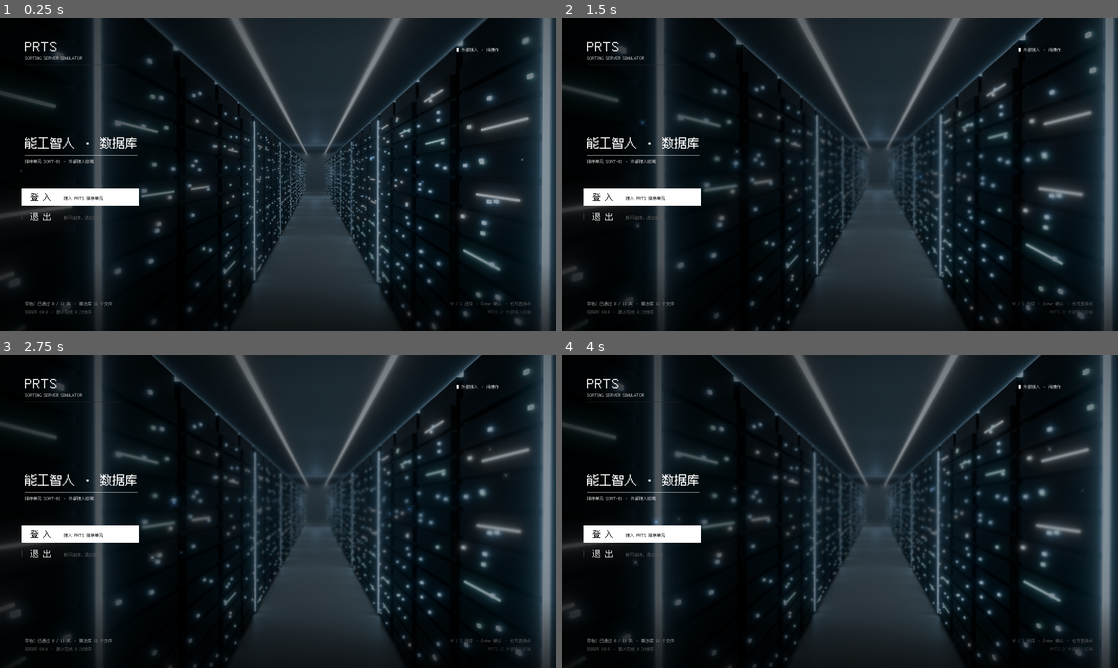
Above: before the commit, frames 1-4 (two rows, left to right).
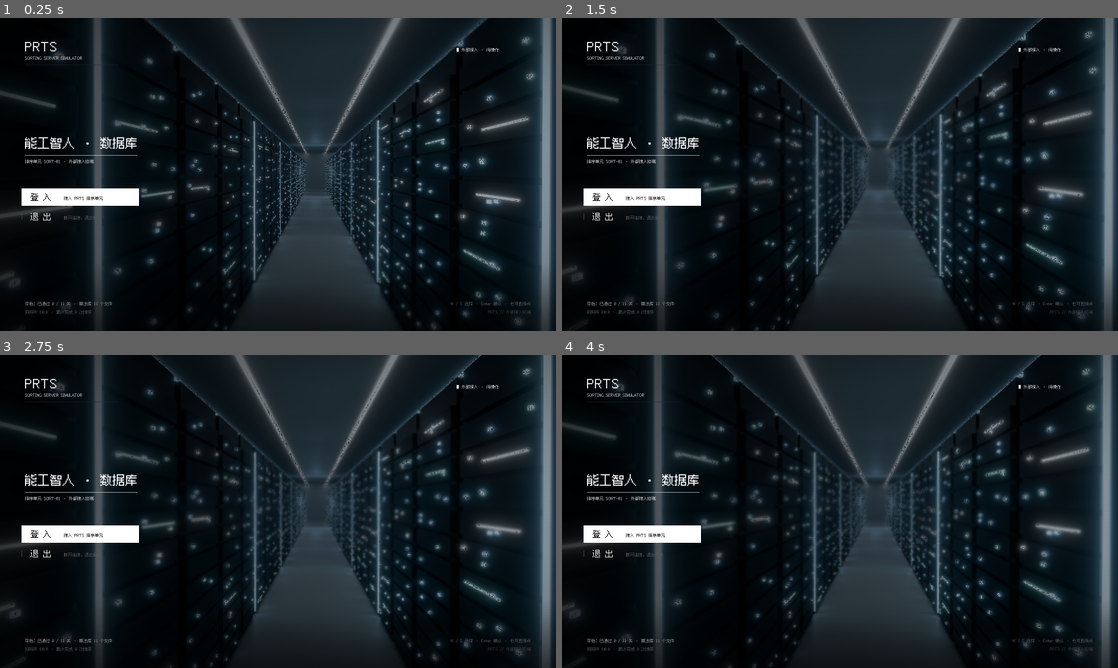
Above: after the commit, the same moments.

Repository: WWNNL/SORTING-SERVER-SIMULATOR
Game: Godot game, scene res://scenes/main.tscn
The game is run twice, just before and just after one commit, with the same random seed, the same clock (stepped at 60 frames per second) and the same inputs.
Inputs (mouse positions are in pixels of both pictures, inside the frame that each line leads up to):
- Up to frame 1 (0.25 s): no input
- Up to frame 2 (1.5 s): click (962, 302) at 0.52 s; type "12" at 0.6 s; click "> 运行" at 1.25 s
- Up to frame 3 (2.75 s): click ">| 单步" at 2 s
- Up to frame 4 (4 s): click "循环" at 2.75 s; click "音效：开" at 3.5 s

The runs differ from the first frame. In frame 1, 0.6% of the frame differs, in the area x 2-96%, y 0-99%; in frame 2, 0.6%; in frame 3, 0.6%; in frame 4, 0.6%.

Commit message:
feat: 去掉 2D 闪烁色块，机房渲染图里的 LED 在 shader 里明灭
TitleStreams 那 18 颗 2D 光点浮在写实渲染上，看着像贴上去的色块——整层
删掉。指示灯的闪烁改由背景 shader 负责：按像素块的亮度与四邻采样判定
"亮而孤立的块"（机柜 LED），各自按块坐标 hash 出的相位与速率明灭
（约一半常亮，明灭深度 75%，1.5~4.5Hz）；灯带是大面积连续亮、邻居采样
必然落在灯上，iso 归零，不会被闪成噪声。TitleBackdrop 每帧喂 blink_time。

Diff:
--- a/assets/shaders/title_layer.gdshader
+++ b/assets/shaders/title_layer.gdshader
@@ -1,17 +1,19 @@
 shader_type canvas_item;
 render_mode blend_mix, unshaded;
 
-// 开始菜单的背景分层。机房是 Blender 烘的两张图（远景 / 近景剪影），
+// 开始菜单的背景。机房是 Blender 烘的一张写实渲染图（title_room.png），
 // 这个着色器负责把"静态的一张图"变成"能对焦、能跟着鼠标晃的镜头画面"。
 //
-// 三件事：
+// 四件事：
 //   1. 景深。真做景深要深度缓冲，而这张图根本没有深度——但它是**透视**的：
 //      画面上的纵坐标基本就等于深度（贴着灭点最远，画面上下两端最近）。
 //      所以拿"离灭点线的距离"当深度代理，就能做出"焦点跟着鼠标上下走"的
 //      对焦效果：鼠标往上 = 对远处，画面底部糊；往下 = 对近处，远处糊。
 //   2. 像素化。这套界面是 12px 点阵字，背景太"高清"反而像贴了张照片。
-//      量化到 2 像素一格之后，和点阵字是同一个语汇。
+//      量化到 2 屏幕像素一格之后，和点阵字是同一个语汇。
 //   3. 调色。增益/染色/暗角/扫描线，以及转场用的 fade。
+//   4. 指示灯闪烁。烘死的 LED 靠"亮而孤立的像素块"判定找回来，
+//      各自按 hash 出来的相位与速率明灭（见 fragment 末尾）。
 //
 // 模糊用的是黄金角螺旋取样的 16 抽头。单帧只跑一次、只在菜单上跑，
 // 开销可以忽略；比起真正的两趟高斯，一个 pass 里就能把半径开到十几像素。
@@ -35,9 +37,13 @@
 uniform float scanline = 0.0;
 // 转场：整层淡出到透明（底下是纯黑）
 uniform float fade = 1.0;
+// 指示灯闪烁：blink_time 是秒（TitleBackdrop 每帧喂），strength 0 = 关。
+uniform float blink_time = 0.0;
+uniform float blink_strength : hint_range(0.0, 1.0) = 0.0;
 
 const float GOLDEN = 2.39996323;
 const int TAPS = 16;
+const vec3 LUMA = vec3(0.299, 0.587, 0.114);
 
 void fragment() {
 	vec2 uv = UV;
@@ -82,11 +88,38 @@
 	vec2 c = sp - vec2(0.5);
 	col.rgb *= clamp(1.0 - vignette * dot(c, c) * 2.6, 0.0, 1.0);
 
-	// CRT 扫描线：每 3px 一条。和开机自检用的是同一种笔触。
-	if (scanline > 0.0) {
-		col.rgb *= 1.0 - scanline * step(1.0, mod(FRAGCOORD.y, 3.0));
-	}
+// CRT 扫描线：每 3px 一条。和开机自检用的是同一种笔触。
+if (scanline > 0.0) {
+	col.rgb *= 1.0 - scanline * step(1.0, mod(FRAGCOORD.y, 3.0));
+}
 
-	col.a *= fade;
-	COLOR = col;
+// 指示灯闪烁：机柜上的 LED 是烘死在图里的，让它们"活着"要在 shader 里找回来。
+// 判定用两个条件相乘，缺一不可：
+//   亮      —— 块亮度超过阈值（暗块是机身，不参与）；
+//   孤立    —— 比四邻亮出一截。灯带是大面积连续亮，邻居采样必然落在灯上，
+//              iso 归零，一条灯带才不会被闪成噪声；LED 是孤点，四周全暗。
+// 相位与速率取自块坐标的 hash：每颗灯各闪各的，约一半的灯常亮、其余按
+// 1.5~4.5Hz 明灭（明灭深度到 75%——服务器指示灯是"亮/灭"而不是"呼吸"）。
+if (blink_strength > 0.001) {
+	vec2 tq = TEXTURE_PIXEL_SIZE * pixel;
+	vec2 blk = floor(UV / tq);
+	vec2 cuv = (blk + 0.5) * tq;
+	vec2 g = tq * 9.0;
+	float l0 = dot(texture(TEXTURE, cuv).rgb, LUMA);
+	float ln = dot(texture(TEXTURE, cuv + vec2(g.x, 0.0)).rgb, LUMA);
+	float lf = dot(texture(TEXTURE, cuv - vec2(g.x, 0.0)).rgb, LUMA);
+	float lu = dot(texture(TEXTURE, cuv + vec2(0.0, g.y)).rgb, LUMA);
+	float ld = dot(texture(TEXTURE, cuv - vec2(0.0, g.y)).rgb, LUMA);
+	float iso = clamp((l0 - max(max(ln, lf), max(lu, ld)) - 0.10) * 6.0, 0.0, 1.0)
+		* step(0.30, l0);
+	float r1 = fract(sin(dot(blk, vec2(127.1, 311.7))) * 43758.5453);
+	float r2 = fract(sin(dot(blk, vec2(269.5, 183.3))) * 43758.5453) * TAU;
+	float r3 = fract(sin(dot(blk, vec2(419.2, 371.9))) * 43758.5453);
+	float gate = step(0.55, r1);
+	float wave = 0.5 + 0.5 * sin(blink_time * (1.5 + 3.0 * r3) + r2);
+	col.rgb *= 1.0 - blink_strength * iso * gate * (0.75 - 0.75 * wave * wave);
 }
+
+col.a *= fade;
+COLOR = col;
+}
--- a/scripts/ui/title_backdrop.gd
+++ b/scripts/ui/title_backdrop.gd
@@ -50,6 +50,9 @@
 ## 只微微染一点蓝，不提亮。
 const ROOM_GAIN := 0.78
 const ROOM_TINT := Color(0.92, 0.97, 1.0)
+## 指示灯闪烁的深度（0~1）。烘死的 LED 在 shader 里按"亮而孤立的块"判定
+## 后明灭，1.0 的明灭深度是全灭；0.9 留一点底亮，像隔着雾看。
+const BLINK_STRENGTH := 0.9
 ## 暗角与扫描线。菜单是要读字的，这两样都只给一点点：
 ## 暗角 0.30 够把四角压下去，扫描线 0.05 是"这台机器在发光"的笔触。
 const VIGNETTE := 0.30
@@ -76,6 +79,8 @@
 var _last_size := Vector2.ZERO
 var _fade := 1.0
 var _focus := 0.35
+## 累计秒数：喂给 shader 的 blink_time，驱动指示灯明灭
+var _t := 0.0
 
 
 func _init() -> void:
@@ -107,6 +112,7 @@
 	# 指数衰减：帧率变了手感也不变（按帧数插值的话，120fps 下会快一倍）
 	var k := 1.0 - exp(-SMOOTH_SPEED * maxf(delta, 0.0))
 	_mouse = _mouse.lerp(_target, k)
+	_t += maxf(delta, 0.0)
 	_apply()
 	if first and _last_size != Vector2.ZERO:
 		_mouse = _target
@@ -257,3 +263,5 @@
 	room_mat.set_shader_parameter("scanline", SCANLINE)
 	room_mat.set_shader_parameter("pixel", ROOM_PIXEL)
 	room_mat.set_shader_parameter("fade", _fade)
+	room_mat.set_shader_parameter("blink_time", _t)
+	room_mat.set_shader_parameter("blink_strength", BLINK_STRENGTH)
--- a/scripts/ui/title_screen.gd
+++ b/scripts/ui/title_screen.gd
@@ -4,9 +4,9 @@
 ##
 ## 这是整套界面里唯一一屏"看得见机房"的地方，所以它承担的是世界观的门面：
 ## 玩家不是"点了一个按钮开始游戏"，而是站在 PRTS 的机柜通道口，决定接不接进去。
-## 背景是 Blender 烘的写实机房（assets/title/title_room.png），
-## 上面压着一层实时明灭的机柜指示灯（TitleStreams），镜头随鼠标微动、焦点随
-## 鼠标上下走（TitleBackdrop）。三样东西的分工写在各自文件的开头。
+## 背景是 Blender 烘的写实机房（assets/title/title_room.png），图里的机柜
+## 指示灯在 shader 里实时明灭；镜头随鼠标微动、焦点随鼠标上下走
+## （TitleBackdrop）。分工写在各自文件的开头。
 ##
 ## 版面刻意偏左：右边留给灭点，文字全在左边的暗部。
 ## 左边的机柜本身很亮（一排荧光条），所以背景层自带一层从左往右淡出的压暗
@@ -32,8 +32,8 @@
 ## 开始菜单的音效音量。BootAudio 的默认音量是给自检定的——tick -14dB 是
 ## "十几声连着来"的背景嗒声；菜单里总共就两三个音，还压着一段静音的机房，
 ## 得站到台前来：嗒声提 9dB、收场提 4dB（波形峰值离满幅还远，不会削波）。
-const TICK_DB := -5.0
-const CUT_DB := -3.0
+const TICK_DB := -2.0
+const CUT_DB := -1.0
 
 ## 菜单两项。文案中间留空格是这套界面的老写法（ESC 菜单的「设 置」也是这样）。
 const ITEMS := [
@@ -77,7 +77,6 @@
 var _audio: BootAudio = null
 
 var _backdrop: TitleBackdrop
-var _streams: TitleStreams
 ## 菜单层。自绘都画在它身上（原因见 _draw_ui 的说明）。
 var _ui: Control
 
@@ -97,11 +96,8 @@
 	_backdrop = TitleBackdrop.new()
 	add_child(_backdrop)
 
-	_streams = TitleStreams.new()
-	add_child(_streams)
-
 	# 菜单层挂在最后 = 画在最上面。父节点自己的 _draw 是先于所有子节点画的，
-	# 菜单要是画在 TitleScreen 自己身上，会被背景和流光整个盖住（踩过）。
+	# 菜单要是画在 TitleScreen 自己身上，会被背景整个盖住（踩过）。
 	_ui = Control.new()
 	_ui.set_anchors_preset(Control.PRESET_FULL_RECT)
 	_ui.mouse_filter = Control.MOUSE_FILTER_IGNORE
@@ -118,7 +114,7 @@
 	_redraw()
 
 
-## 重画菜单层。背景和流光各自在自己的 _process 里刷新。
+## 重画菜单层。背景在自己的 _process 里刷新。
 func _redraw() -> void:
 	if _ui != null:
 		_ui.queue_redraw()
@@ -126,11 +122,6 @@
 
 func _process(delta: float) -> void:
 	advance(minf(delta, MAX_STEP_DELTA))
-	# 流光跟着机房的远景层一起平移、并跟随同一个焦点：
-	# 它画在背景之上，两边要是各走各的，光就"浮"在机柜外面了。
-	if _backdrop != null and _streams != null:
-		_streams.set_parallax(_backdrop.layer_offset(0))
-		_streams.set_focus(_backdrop.focus())
 
 
 ## 推进时间轴。_process 只是转调它，测试可以直接按秒推进，不用等真实帧。
@@ -336,7 +327,7 @@
 # ================================================================ 绘制
 
 ## 菜单层的自绘。**不能**画在 TitleScreen 自己的 _draw 里：父节点自己的绘制
-## 先于所有子节点，画在那儿会被背景和流光整个盖住（实测第一版菜单一个字都看不见）。
+## 先于所有子节点，画在那儿会被背景整个盖住（实测第一版菜单一个字都看不见）。
 ## 所以单开一个 _ui 子节点、挂在最后，再把它的 draw 信号接到这里。
 func _draw_ui() -> void:
 	var w := size.x
--- a/scripts/ui/title_streams.gd
+++ /dev/null
@@ -1,143 +0,0 @@
-class_name TitleStreams
-extends Control
-## 开始菜单里"活着的那一层"：机柜上零星明灭的指示灯。
-##
-## 背景图是烘死的，机房本身不会动；菜单要"活着"就得有一层实时的东西。
-## 指示灯按固定种子摇位置，每次开机一模一样；各自按不同频率明灭，
-## 让静止的机柜看着还在跑。加法混合（画在机房之上就是"发光"），
-## 而且**跟着焦点走**：离焦的灯画得更大更淡，和背景的景深是同一套语言。
-##
-## 早先这层还有四条沿灯线流动的荧光虚线，后来去掉了——写实渲染的机房
-## 本身灯线已经很密，再叠流光就是满屏斜杠。
-
-## 灭点（占屏宽 / 屏高）。和 TitleBackdrop.VP 是同一个点，必须一致。
-const VP := TitleBackdrop.VP
-
-## 颜色：冷白为主，蓝的给机柜上靠蓝的那几颗。
-const C_WHITE := Color(0.86, 0.94, 1.0)
-const C_BLUE := Color(0.35, 0.66, 1.0)
-
-## 离焦时灯被"糊"开的上限（像素）
-const BLUR_MAX := 9.0
-
-## 机柜上的指示灯：位置按固定种子摇，每次开机一模一样
-const DOT_COUNT := 18
-const DOT_SEED := 0x5354524d     # "STRM"
-## 指示灯只出现在两侧机柜区，中间是通道，不能有
-## （灭点在 x=0.556，两侧机柜墙从它旁边一直铺到画面边缘）
-const DOT_X := [Vector2(0.03, 0.40), Vector2(0.60, 0.97)]
-const DOT_Y := Vector2(0.28, 0.72)
-
-var _t := 0.0
-var _focus := 0.35
-var _offset := Vector2.ZERO
-var _dots: Array = []
-
-
-func _init() -> void:
-	set_anchors_preset(Control.PRESET_FULL_RECT)
-	mouse_filter = Control.MOUSE_FILTER_IGNORE
-	# 加法混合：画在黑底上就是"发光"。用 CanvasItemMaterial 而不是在
-	# _draw 里逐条设混合模式——Godot 4 没有 draw_set_blend_mode 了。
-	var mat := CanvasItemMaterial.new()
-	mat.blend_mode = CanvasItemMaterial.BLEND_MODE_ADD
-	material = mat
-
-
-func _ready() -> void:
-	set_anchors_preset(Control.PRESET_FULL_RECT)
-	_build_dots()
-	set_process(true)
-
-
-func _process(delta: float) -> void:
-	advance(delta)
-
-
-## 推进时间。_process 只是转调它，测试可以直接按秒推进。
-func advance(delta: float) -> void:
-	_t += maxf(delta, 0.0)
-	queue_redraw()
-
-
-func set_focus(f: float) -> void:
-	_focus = f
-
-
-## 跟着机房的远景层一起平移，指示灯才不会从机柜上滑开。
-## 名字刻意不叫 set_offset：Control 自带一个 set_offset(side, offset)（锚点偏移），
-## 同名会被解析成父类那个、参数对不上，整个脚本编译不过。
-func set_parallax(v: Vector2) -> void:
-	_offset = v
-
-
-func elapsed() -> float:
-	return _t
-
-
-# ================================================================ 纯函数（可测）
-
-## 离焦时灯的模糊量：和背景同一套景深语言（对焦深度处为 0）。
-static func dot_blur(depth: float, focus: float) -> float:
-	return blur_for_depth(depth, focus, BLUR_MAX)
-
-
-static func blur_for_depth(depth: float, focus: float, blur_max: float) -> float:
-	return blur_max * absf(depth - focus)
-
-
-# ================================================================ 绘制
-
-func _draw() -> void:
-	if size.x < 64.0 or size.y < 64.0:
-		return
-	# 整层跟着机房层平移（由 TitleScreen 每帧喂进来）
-	draw_set_transform(_offset, 0.0, Vector2.ONE)
-	_draw_dots()
-	draw_set_transform(Vector2.ZERO, 0.0, Vector2.ONE)
-
-
-## 机柜上的指示灯：位置固定、各自按不同频率明灭。
-## 它们让静止的机柜看着还在跑，数量刻意压得很少（多了就是一片噪点）。
-func _draw_dots() -> void:
-	for i in _dots.size():
-		var d: Dictionary = _dots[i]
-		var pos: Vector2 = d["pos"]
-		var depth := float(d["depth"])
-		var rate := float(d["rate"])
-		var phase := float(d["phase"])
-		var blink := sin(_t * rate + phase)
-		if blink <= 0.0:
-			continue
-		var a := blink * blink * 0.85
-		var blur := dot_blur(depth, _focus)
-		var p := Vector2(pos.x * size.x, pos.y * size.y)
-		var r := (1.6 + blur * 0.5) * float(d["size"])
-		var col: Color = C_BLUE if bool(d["blue"]) else C_WHITE
-		var soft := a / (1.0 + blur * 0.35)
-		draw_rect(Rect2(p - Vector2(r, r) * 2.4, Vector2(r, r) * 4.8),
-			Color(col.r, col.g, col.b, soft * 0.10))
-		draw_rect(Rect2(p - Vector2(r, r) * 1.4, Vector2(r, r) * 2.8),
-			Color(col.r, col.g, col.b, soft * 0.30))
-		draw_rect(Rect2(p - Vector2(r, r) * 0.5, Vector2(r, r)), Color(col.r, col.g, col.b, soft))
-
-
-func _build_dots() -> void:
-	_dots = []
-	var rng := RandomNumberGenerator.new()
-	rng.seed = DOT_SEED
-	for i in DOT_COUNT:
-		var side: Vector2 = DOT_X[i % DOT_X.size()]
-		var x := rng.randf_range(side.x, side.y)
-		var y := rng.randf_range(DOT_Y.x, DOT_Y.y)
-		# 深度就用背景那套代理：离灭点线越远越近
-		var dy := y - VP.y
-		var depth := (dy / (1.0 - VP.y)) if dy >= 0.0 else (-dy / VP.y)
-		_dots.append({
-			"pos": Vector2(x, y),
-			"depth": clampf(depth, 0.0, 1.0),
-			"rate": rng.randf_range(0.7, 3.1),
-			"phase": rng.randf_range(0.0, TAU),
-			"size": rng.randf_range(0.7, 1.5),
-			"blue": rng.randf() < 0.6,
-		})
--- a/tests/test_title.gd
+++ b/tests/test_title.gd
@@ -3,8 +3,8 @@
 ##   godot --headless --path <项目> --script res://tests/test_title.gd
 ##
 ## 只测**能测的那一半**：色带几何与翻黑顺序、收场时间轴、菜单的选中/命中/两项的
-## 去向、背景的视差与景深算法、指示灯层的深度语言。画面（机房那张图、
-## 发光的指示灯、反白条的样子）要靠实机看，headless 里既没有绘制也没有窗口。
+## 去向、背景的视差与景深算法。画面（机房那张图、指示灯的闪烁、
+## 反白条的样子）要靠实机看，headless 里既没有绘制也没有窗口。
 ##
 ## 覆盖的坑：
 ##   · 色带留缝或重叠——底下的主界面会从缝里透出来（和接入屏同一条）。
@@ -35,7 +35,6 @@
 	_test_menu()
 	_test_quit_vs_login()
 	_test_backdrop_math()
-	_test_streams()
 	await _test_screen_tree()
 
 	print("\n=== 通过 %d / 失败 %d ===" % [_pass, _fail])
@@ -204,27 +203,13 @@
 		"余量 %.0fpx / 最大视差 %.0fpx" % [margin, TitleBackdrop.PARALLAX_ROOM])
 
 
-# ---------------------------------------------------------------- 指示灯层
-
-func _test_streams() -> void:
-	# 灭点必须和背景那一层对上（指示灯的深度代理从它算起）
-	_test("指示灯层的灭点和背景一致", TitleStreams.VP == TitleBackdrop.VP)
-
-	# 指示灯的离焦语言和背景是同一套：对焦深度处为 0，离得越远越糊
-	_test("指示灯对焦处不糊、离焦越远越糊",
-		is_zero_approx(TitleStreams.dot_blur(0.4, 0.4))
-			and TitleStreams.dot_blur(0.9, 0.4) > TitleStreams.dot_blur(0.6, 0.4),
-		"对焦 0.0 / 偏近 %.1f / 偏远 %.1f" % [
-			TitleStreams.dot_blur(0.6, 0.4), TitleStreams.dot_blur(0.9, 0.4)])
-
-
 # ---------------------------------------------------------------- 挂进树
 
 func _test_screen_tree() -> void:
 	var t := TitleScreen.new()
 	root.add_child(t)
 	await process_frame
-	_test("挂进树之后有背景层与流光层",
+	_test("挂进树之后有背景层与菜单层",
 		t.get_child_count() >= 2 and t.find_child("*", true, false) != null)
 
 	# 背景的鼠标跟随：headless 没有真鼠标，喂一个目标进去、推进平滑
Not shown, removed: scripts/ui/title_streams.gd.uid
